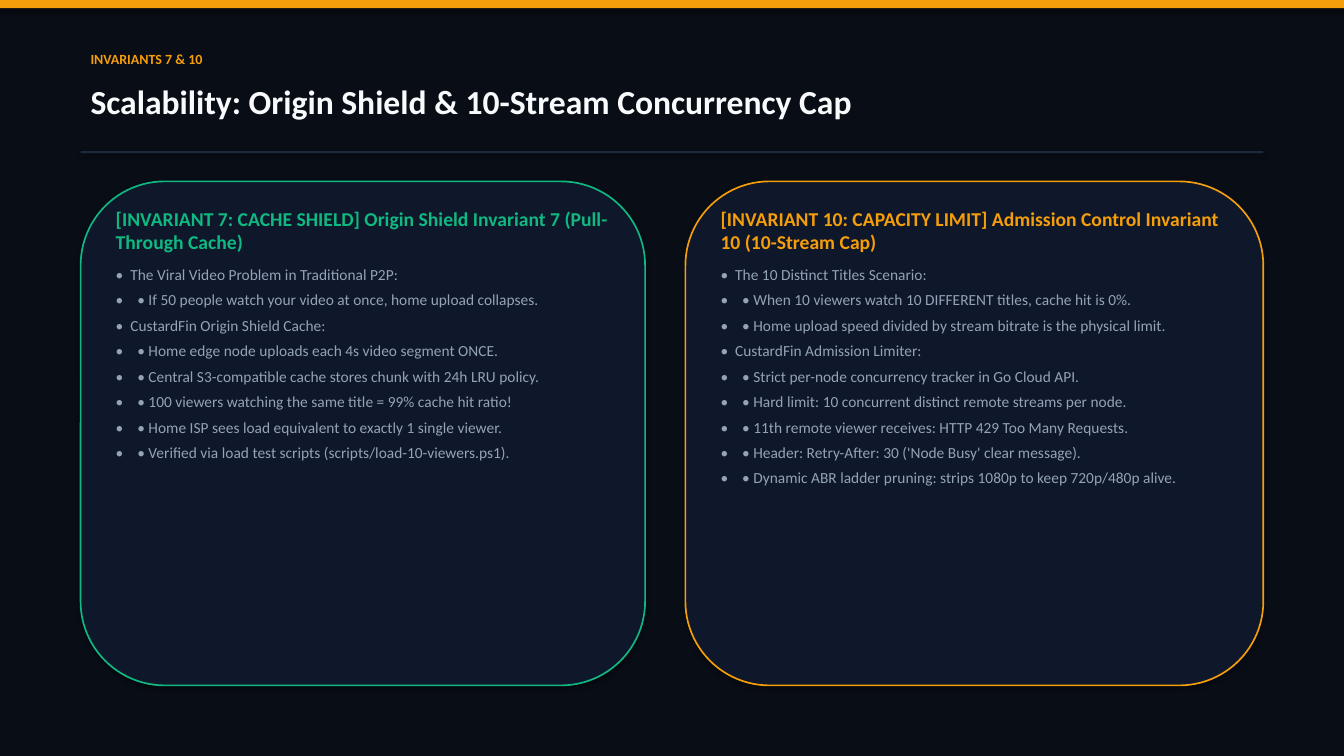
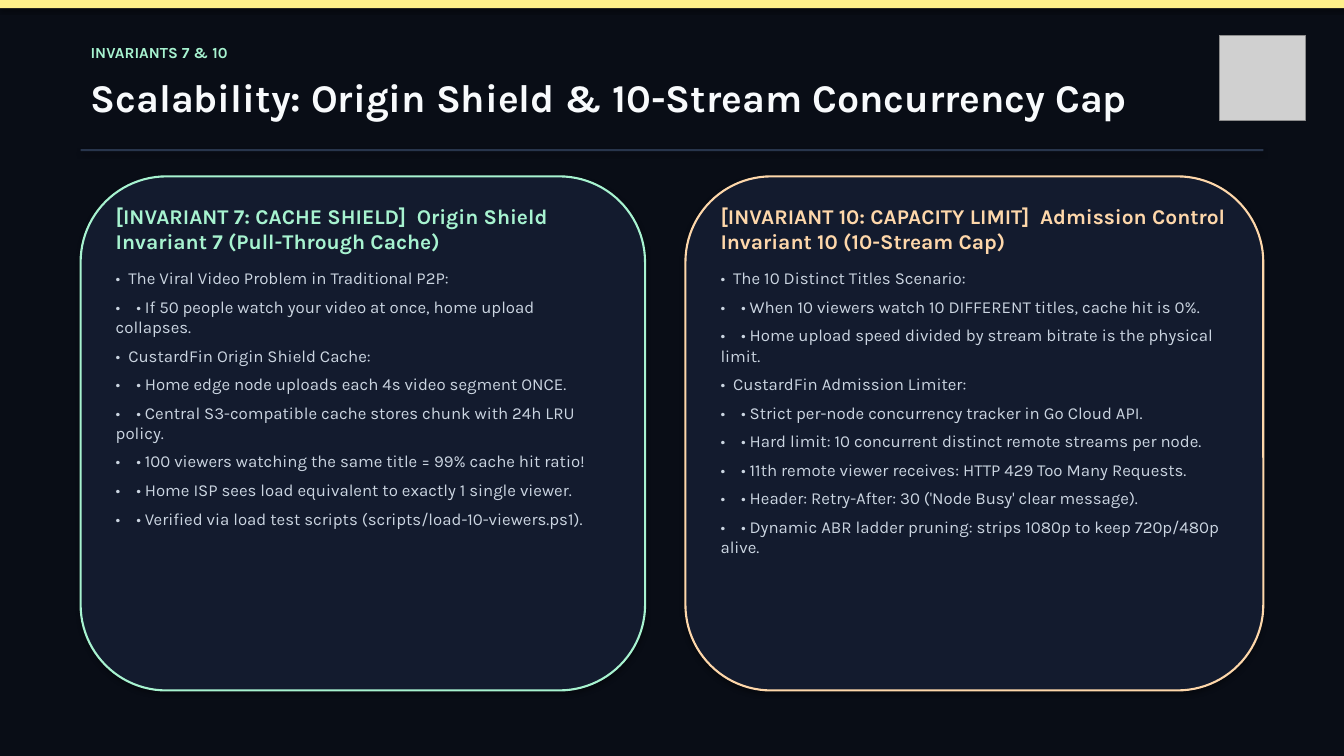
Before and after one commit to Anosh26/Custard-Fin, a slide deck: slide 8 of docs/presentation/CustardFin_Presentation.pptx. Drawn at 1344x756 pixels with LibreOffice and Linux fonts; fonts in the diff are those of the drawing; grey boxes stand for pictures. Boxes give left, top, right and bottom in pixels: in the first picture for what was removed or moved away, otherwise in the second. Text is boxed around its words. In the diff, an @@ line names an element or a change of style, - is before the commit and + after.

```diff
--- a/docs/presentation/CustardFin_Presentation.pptx
+++ b/docs/presentation/CustardFin_Presentation.pptx
@@ rectangle at (0,0,1344,8): fill #F59E0B to #FEF08A @@
@@ text "INVARIANTS 7 & 10": place and size @@
-text "INVARIANTS 7 & 10" at (91,55,202,64)
+text "INVARIANTS 7 & 10" at (91,48,227,58)
@@ text "INVARIANTS 7 & 10" at (91,48,227,58): size 10 to 11 pt, font Calibri to Karla, text colour #F59E0B to #A7F3D0 @@
@@ picture added at (1220,35,1306,121) @@
@@ text "Scalability: Origin Shield & 10-Stream ..." at (91,84,1127,122): size 24 to 28 pt, font Calibri to Karla @@
@@ rectangle at (81,149,1263,151): fill #1E293B to #28354C @@
@@ rounded rectangle: place and size @@
-rounded rectangle at (81,181,645,686)
+rounded rectangle at (81,176,645,691)
@@ rounded rectangle at (81,176,645,691): fill #0F172A to #131B2E; outline #10B981 1.2 pt to #A7F3D0 1.5 pt @@
@@ rounded rectangle: place and size @@
-rounded rectangle at (686,181,1263,686)
+rounded rectangle at (686,176,1263,691)
@@ rounded rectangle at (686,176,1263,691): fill #0F172A to #131B2E; outline #F59E0B 1.2 pt to #FED7AA 1.5 pt @@
@@ text "[INVARIANT 7: CACHE SHIELD] Origin ..." at (116,207,584,529): size 14 to 15 pt, text colour #10B981 to #A7F3D0 in "[INVARIANT 7: CACHE SHIELD] Origin Shield Invariant ..."; font Calibri to Karla; size 11 to 12 pt, text colour #94A3B8 to #CBD5E1 in "• The Viral Video Problem in Traditional ...", "• • If 50 people watch your ...", "• CustardFin Origin Shield Cache:", "• • Home edge node uploads each ..." and 4 more places; more space between paragraphs @@
@@ text "[INVARIANT 10: CAPACITY LIMIT] Admission ..." at (721,207,1225,553): size 14 to 15 pt, text colour #F59E0B to #FED7AA in "[INVARIANT 10: CAPACITY LIMIT] Admission Control Invariant ..."; font Calibri to Karla; size 11 to 12 pt, text colour #94A3B8 to #CBD5E1 in "• The 10 Distinct Titles Scenario:", "• • When 10 viewers watch 10 ...", "• • Home upload speed divided by ...", "• CustardFin Admission Limiter:" and 5 more places; more space between paragraphs @@
```
Also in this commit, not shown: 11 other slides changed, 9 other files.
